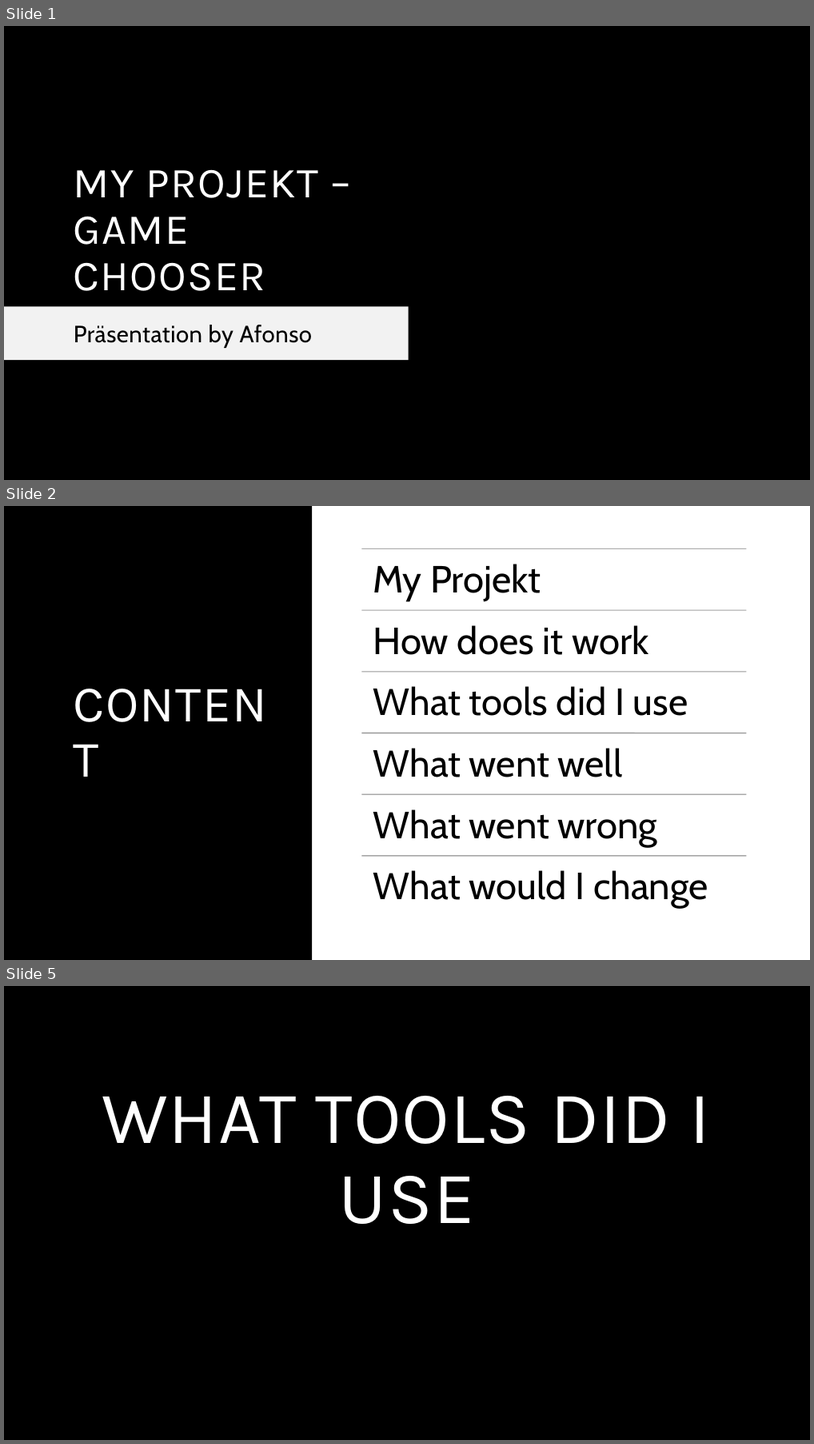
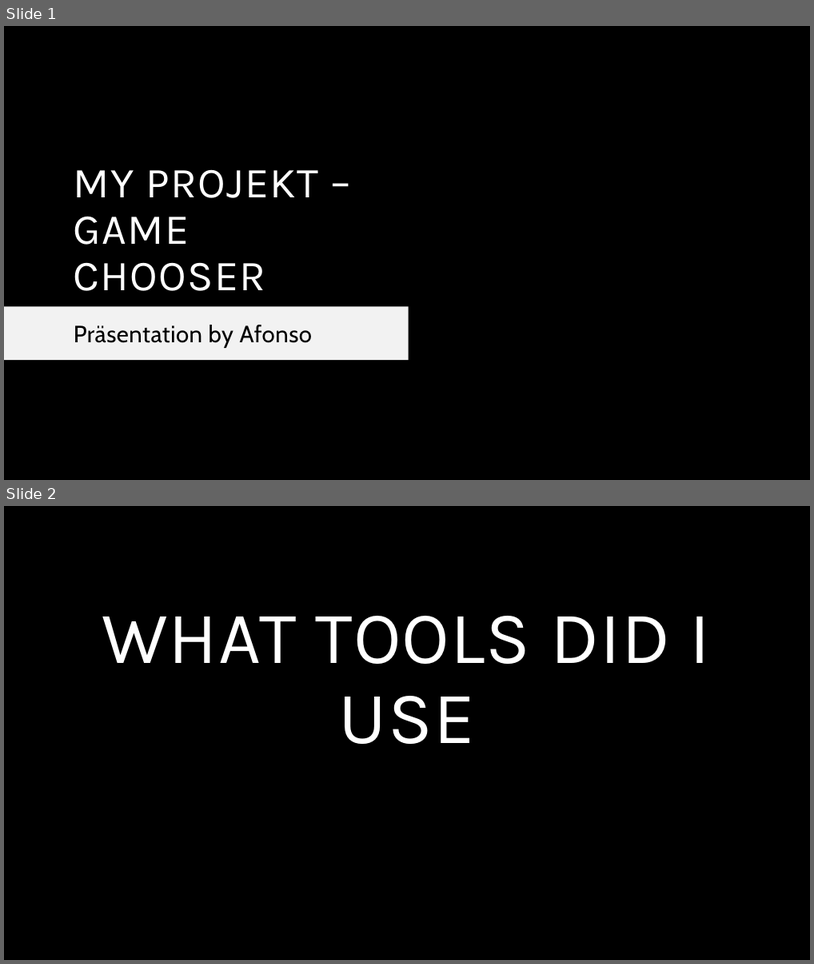
Before and after one commit to Afonso8808/m431_pe24c_Game_Chooser, a slide deck: resources/Powerpoint/Projekt Game_chooser.pptx. Shown one above the other, each under a label of ours: slides 1, 2 and 5 before the commit, slides 1 and 2 after it; the slides between them are not shown. The pictures are 814x1444 and 814x964 pixels, drawn with LibreOffice and Linux fonts; fonts in the diff are those of the drawing; background and template pictures are left out. Boxes give left, top, right and bottom in pixels: in the first picture for what was removed or moved away, otherwise in the second. Text is boxed around its words. In the diff, an @@ line names an element or a change of style, - is before the commit and + after.

Commit message:
finished

```diff
--- a/resources/Powerpoint/Projekt Game_chooser.pptx
+++ b/resources/Powerpoint/Projekt Game_chooser.pptx
@@ slide 2 removed at [4, 506, 810, 960], background #FFFFFF @@
@@ rectangle removed at [4, 506, 810, 656] @@
@@ rectangle removed at [4, 506, 810, 960] @@
@@ rectangle removed at [4, 506, 312, 960] @@
@@ title removed at [67, 548, 280, 916] @@
-CONTENT
@@ group removed at [362, 549, 747, 908]: 6 lines, 6 texts @@
-My Projekt
-How does it work
-What tools did I use
-What went well
-What went wrong
-What would I change
@@ what was slide 5 is now slide 2 @@
```
Also in this commit, not shown: 3 other slides removed.
